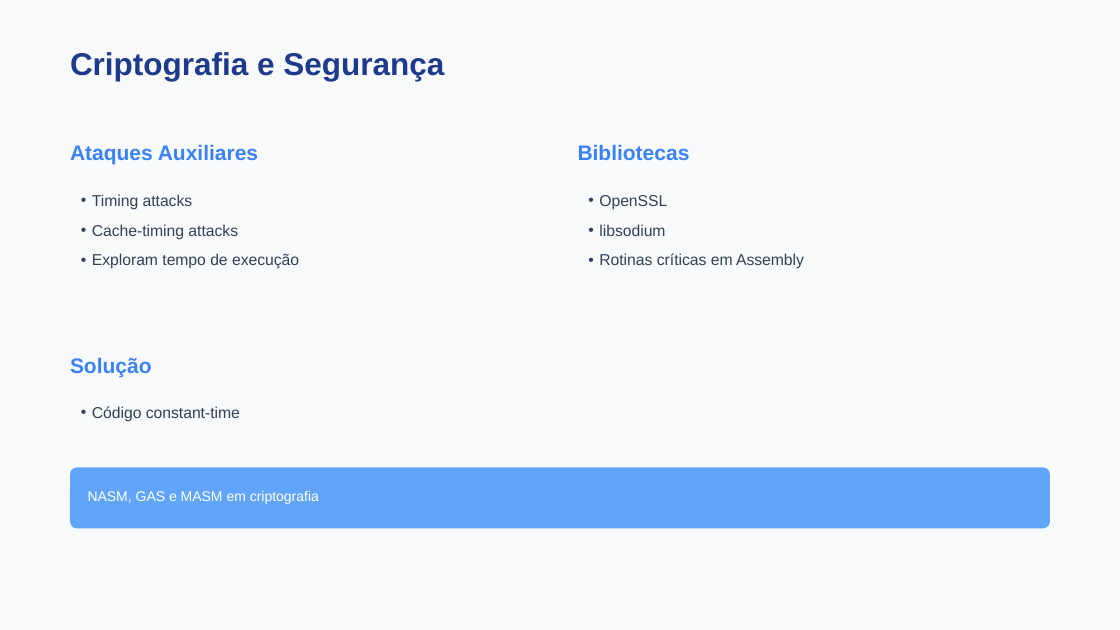
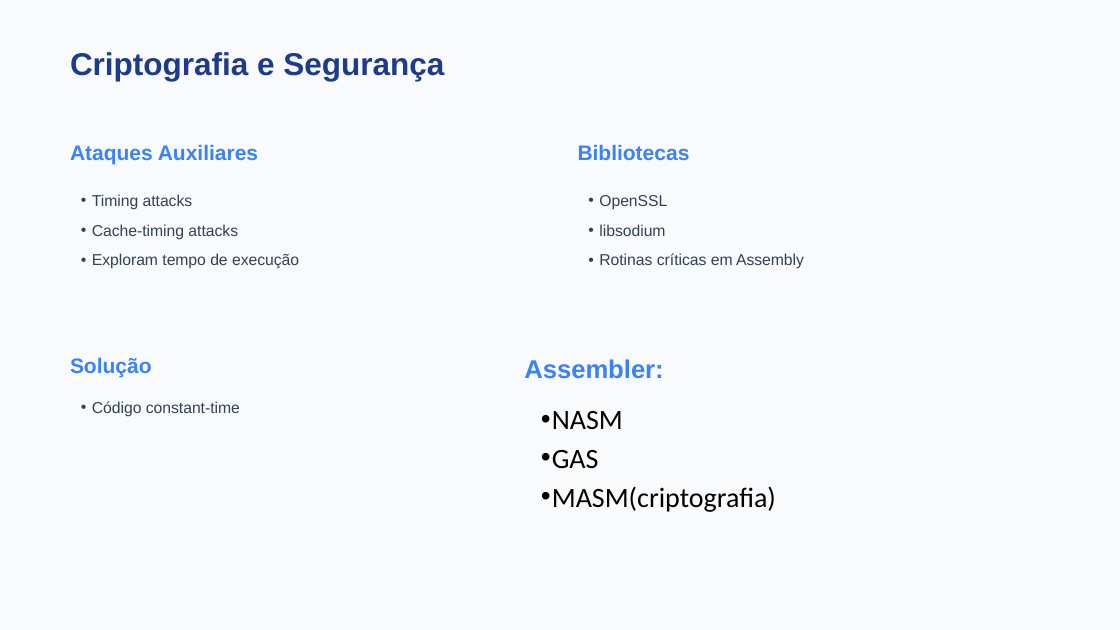
Before and after one commit to FabioRodrigues0/Faculdade, a slide deck: slide 7 of acomp/trabalhos_praticos/Apresentação ADC - Assembly.pptx (slide 8 before the commit). Drawn at 1120x630 pixels with LibreOffice and Linux fonts; fonts in the diff are those of the drawing. Boxes give left, top, right and bottom in pixels: in the first picture for what was removed or moved away, otherwise in the second. Text is boxed around its words. In the diff, an @@ line names an element or a change of style, - is before the commit and + after.

```diff
--- a/acomp/trabalhos_praticos/Apresentação ADC - Assembly.pptx
+++ b/acomp/trabalhos_praticos/Apresentação ADC - Assembly.pptx
@@ text added at (524,359,663,379), 22 pt, text #3B82F6, bold @@
+Assembler:
@@ text "Código constant-time": place and size @@
-text "Código constant-time" at (92,406,240,422)
+text "Código constant-time" at (92,401,240,417)
@@ text at (552,411,776,512): text changed; size 12 to 24 pt; font Arial to Calibri; text colour #FFFFFF to #000000 @@
-NASM, GAS e MASM em criptografia
+• NASM
+• GAS
+• MASM(criptografia)
@@ rounded rectangle removed at (70,467,1050,528) @@
```
Also in this commit, not shown: 3 other slides changed, 2 slides removed.
